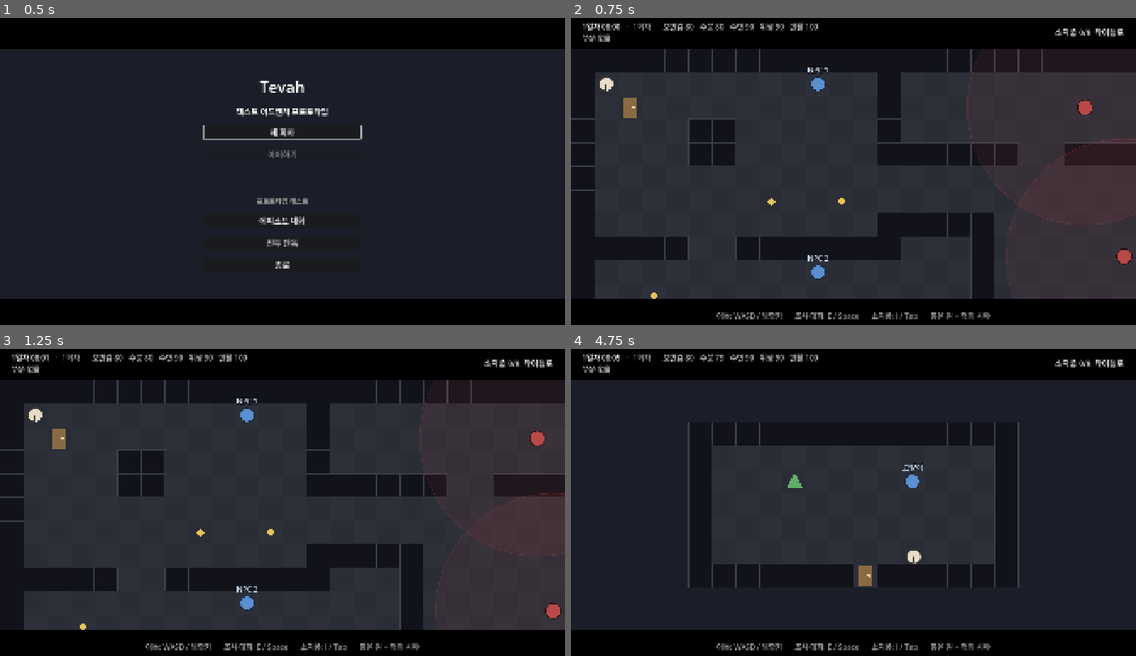
Above: before the commit, frames 1-4 (two rows, left to right).
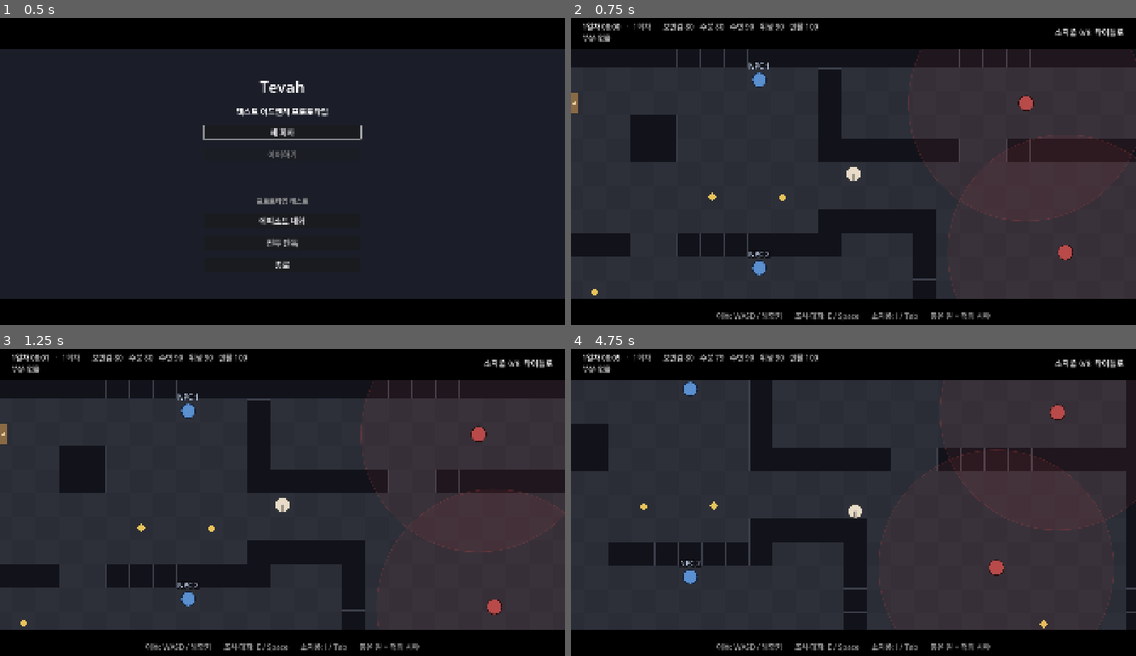
Above: after the commit, the same moments.

Repository: HomilBBANG/rt_Tevah
Game: Godot game, scene res://scenes/title.tscn
The game is run twice, just before and just after one commit, with the same random seed, the same clock (stepped at 60 frames per second) and the same inputs.
Inputs (mouse positions are in pixels of both pictures, inside the frame that each line leads up to):
- Up to frame 1 (0.5 s): no input
- Up to frame 2 (0.75 s): click "새 회차" at 0.5 s
- Up to frame 3 (1.25 s): no input
- Up to frame 4 (4.75 s): click "소지품 0/8" at 1.25 s; click "타이틀로" at 2 s; click "닫기" at 2.75 s; tap Enter (ui_accept) at 3.5, 3.77, 4.52 s; move the mouse to (977, 490) at 3.52 s; hold D (dodge_right) 3.53-4.28 s; hold E (interact) 3.53-4.28 s; click (977, 490) at 3.67 s; move the mouse to (740, 520) at 4.27 s; hold S (dodge_down) from 4.28 s (still down); tap Space at 4.35 s

Frame 1 is identical in both runs. In frame 2, 19% of the frame differs, in the area x 0-100%, y 10-92%; in frame 3, 19%; in frame 4, 35%, in the area x 12-100%, y 10-92%.

Commit message:
Death and revival rules; new runs wake in the middle of the map
- Death checks Revivals top-down: a match applies its effects (e.g. use
  the charm) and wakes the player at the basecamp with everything kept
  (save kept, vital parts restored, severed limbs stay); otherwise the
  run save is deleted and the game starts over
- New runs (first start and after a final death) begin at the map's S
- World tracks death_count (all deaths incl. revivals)
- No permanent stat upgrades (confirmed in CLAUDE.md)
- Tests: revival rule order, item revival in the field, restart at S

Co-Authored-By: Claude Opus 5.5 <noreply@anthropic.com>

Diff:
--- a/autoload/data_loader.gd
+++ b/autoload/data_loader.gd
@@ -18,6 +18,7 @@
 var map_order: Array[String] = []
 var survival: Array = []   # 생존 파라미터 [{ param_id, name, start, max, decay_per_hour, warn }]
 var camp_actions: Array = []  # 베이스캠프 행동 (엑셀 행 순서)
+var revivals: Array = []   # 부활 규칙 (위에서부터 먼저 맞는 것)
 var config := {}           # key -> number
 
 
@@ -41,6 +42,7 @@
 	map_order.clear()
 	survival = []
 	camp_actions = []
+	revivals = []
 
 	for ep in _read_list("episodes"):
 		episodes[ep.episode_id] = ep
@@ -76,6 +78,8 @@
 		survival = _read_list("survival")
 	if FileAccess.file_exists(DATA_DIR + "camp_actions.json"):
 		camp_actions = _read_list("camp_actions")
+	if FileAccess.file_exists(DATA_DIR + "revivals.json"):
+		revivals = _read_list("revivals")
 	if FileAccess.file_exists(DATA_DIR + "maps.json"):
 		for m in _read_list("maps"):
 			maps[m.map_id] = m
--- a/autoload/game_state.gd
+++ b/autoload/game_state.gd
@@ -11,6 +11,7 @@
 
 const STATS := ["hp", "sanity", "time"]
 const Combat = preload("res://core/combat/combat.gd")
+const Expr = preload("res://core/expr.gd")
 
 # --- 에피소드 상태 (에피소드 진행 파일에 저장)
 var episode_id := ""
@@ -29,10 +30,12 @@
 var survival := {}            # param_id -> float (0 ~ max, 높을수록 좋음)
 var player_body := {}         # 전투 부위 상태 (부상·절단), 전투 사이에 이어짐
 var field_state := {}         # map_id -> { "removed": [object_id], "done": [object_id] }
+var wake_at_run_start := false   # 다음 맵 로드 때 그 맵의 S(회차 시작 위치)에서 깨어남 (저장 안 함)
 
 # --- 월드 상태 (월드 파일에 저장, 회차가 바뀌어도 유지)
 var world_flags := {}         # name -> true
-var run_count := 0            # 지금까지 시작한 회차 수 (초월적 존재의 부활 인식용, §11)
+var run_count := 0            # 지금까지 시작한 회차 수 (처음부터 다시 시작한 횟수)
+var death_count := 0          # 지금까지 죽은 횟수 (부활 포함). 초월적 존재의 반복 부활 인식용 (§11)
 
 
 func reset_for_episode(ep: Dictionary) -> void:
@@ -71,6 +74,7 @@
 		survival[p.param_id] = float(p.start)
 	player_body = Combat.fresh_player_parts()
 	field_state = {}
+	wake_at_run_start = true
 	survival_changed.emit()
 	clock_changed.emit()
 	stats_changed.emit()
@@ -140,6 +144,27 @@
 func clock_text() -> String:
 	var m := int(clock) % 1440
 	return "%02d:%02d" % [m / 60, m % 60]
+
+
+# ---------------------------------------------------------------- 부활 (§11)
+## 사망 순간 적용할 부활 규칙: Revivals 에서 condition 이 참인 첫 행. 없으면 {} (게임 처음부터).
+## 영구 능력치 강화는 없다 — 부활은 '그 회차를 이어 가는 것'.
+func find_revival() -> Dictionary:
+	for r in DataLoader.revivals:
+		if Expr.evaluate(r.condition, self):
+			return r
+	return {}
+
+
+## 부활하면 모두 유지한 채 베이스캠프에서 깨어난다.
+## TODO(기획 확인): 그대로 두면 바로 다시 죽으므로 치명 부위(머리·몸통)만 최대 HP로 회복. 잘린 팔다리는 그대로 (§9: 거래로만 복구).
+func restore_after_revival() -> void:
+	for p in player_body.values():
+		if p.vital:
+			p.hp = p.max_hp
+			p.broken = false
+	current_map = DataLoader.get_config_str("basecamp_map", current_map)
+	wake_at_run_start = false
 
 
 ## 맵 위 물체 상태 (처치한 적·조사한 곳). kind: "removed" / "done"
@@ -315,7 +340,7 @@
 
 
 func world_to_dict() -> Dictionary:
-	return {"world_flags": world_flags.keys(), "run_count": run_count}
+	return {"world_flags": world_flags.keys(), "run_count": run_count, "death_count": death_count}
 
 
 func world_from_dict(d: Dictionary) -> void:
@@ -323,6 +348,7 @@
 	for f in d.get("world_flags", []):
 		world_flags[f] = true
 	run_count = int(d.get("run_count", 0))
+	death_count = int(d.get("death_count", 0))
 	flags_changed.emit()
 
 
--- a/autoload/save_manager.gd
+++ b/autoload/save_manager.gd
@@ -94,9 +94,17 @@
 	save_world()
 
 
-## 사망: 회차 저장을 지워 죽음을 되돌릴 수 없게 한다
+## 부활 없는 사망: 회차 저장을 지워 죽음을 되돌릴 수 없게 한다 (게임 처음부터)
 func end_run() -> void:
+	GameState.death_count += 1
 	delete_run_save()
+	save_world()
+
+
+## 부활(초월체·아이템): 저장은 그대로, 사망 횟수만 센다. 모두 유지한 채 베이스캠프에서 깨어남.
+func revive_run() -> void:
+	GameState.death_count += 1
+	GameState.restore_after_revival()
 	save_world()
 
 
--- a/scenes/field/field.gd
+++ b/scenes/field/field.gd
@@ -45,6 +45,7 @@
 var _collecting := false         # StoryRunner 메시지를 모으는 중 (조사·거점 행동)
 var _collected: PackedStringArray = []
 var _toast_t := 0.0
+var _death_revival := {}        # 사망 패널: 적용된 부활 규칙 (비면 처음부터)
 var _sleep_pick := {}            # 잠잘 시간 고르는 중: { action, hours }
 var _sleep_value: Label
 var _sleep_wake: Label
@@ -140,7 +141,10 @@
 	player.speed = cfg.call("field_player_speed", 4)
 	player.collision_layer = ACTOR_LAYER
 	player.collision_mask = WALL_LAYER | NPC_LAYER
-	player.position = _tile_center(map.start[0], map.start[1])
+	# 새 회차는 맵 한복판(S)에서 깨어나고, 그 밖에는 P(출구로 들어온 곳·베이스캠프에서 깨어나는 곳)
+	var spawn: Array = map.get("run_start", map.start) if GameState.wake_at_run_start else map.start
+	GameState.wake_at_run_start = false
+	player.position = _tile_center(spawn[0], spawn[1])
 	_add_circle_shape(player, player.radius)
 	var cam := Camera2D.new()
 	# 위아래 검은 띠(화면의 10.6%)에 맵 가장자리가 가려지지 않게 그만큼 더 움직이게 둔다
@@ -565,16 +569,35 @@
 			_combat_enemy.state = "return"
 			frozen = false
 		_:
-			# 사망: 회차 종료. 저장은 지워져 되돌릴 수 없다 (§11, §13). TODO: 사망·부활 연출
-			SaveManager.end_run()
-			%DeathText.text = "사망\n%d번째 회차가 끝났다." % GameState.run_count
-			%DeathPanel.visible = true
+			_on_death()
 	_combat_enemy = null
 
 
+## 사망 (§11): 부활 수단(초월체·아이템)이 있으면 모두 유지한 채 베이스캠프에서 깨어나고, 없으면 게임 처음부터.
+## TODO: 사망·부활 연출 (지금은 패널 하나)
+func _on_death() -> void:
+	frozen = true
+	var revival := GameState.find_revival()
+	if revival.is_empty():
+		SaveManager.end_run()
+		%DeathMessage.text = ""
+		%NewRunButton.text = "처음부터"
+		_death_revival = {}
+	else:
+		await _run_effects(revival.effects)   # 예: 부활 아이템 소모, 보호 플래그 해제
+		%DeathMessage.text = revival.text
+		%NewRunButton.text = "깨어난다"
+		_death_revival = revival
+	%DeathPanel.visible = true
+
+
 func _new_run() -> void:
-	SaveManager.begin_run()
 	%DeathPanel.visible = false
+	if _death_revival.is_empty():
+		SaveManager.begin_run()
+	else:
+		SaveManager.revive_run()
+		_death_revival = {}
 	load_map(GameState.current_map)
 
 
--- a/scenes/field/field.tscn
+++ b/scenes/field/field.tscn
@@ -199,10 +199,18 @@
 text = "사망"
 horizontal_alignment = 1
 
+[node name="DeathMessage" type="Label" parent="HUD/DeathPanel/VBox"]
+unique_name_in_owner = true
+layout_mode = 2
+theme_override_colors/font_color = Color(0.8, 0.8, 0.8, 1)
+theme_override_font_sizes/font_size = 28
+horizontal_alignment = 1
+autowrap_mode = 3
+
 [node name="NewRunButton" type="Button" parent="HUD/DeathPanel/VBox"]
 unique_name_in_owner = true
 layout_mode = 2
-text = "새 회차 (베이스캠프에서 다시)"
+text = "처음부터"
 
 [node name="Inventory" parent="HUD" instance=ExtResource("4")]
 unique_name_in_owner = true
--- a/tests/basecamp_smoke.gd
+++ b/tests/basecamp_smoke.gd
@@ -15,10 +15,11 @@
 	SaveManager.save_dir = "user://test_saves/"
 	SaveManager.delete_all()
 	SaveManager.begin_run()
+	FieldScript.next_map_id = "basecamp"   # 새 회차는 test_field 한복판에서 시작하지만, 여기서는 베이스캠프부터 본다
 	f = load("res://scenes/field/field.tscn").instantiate()
 	add_child(f)
 	await _wait(0.3)
-	check(f.map.map_id == "basecamp", "새 회차는 베이스캠프에서")
+	check(f.map.map_id == "basecamp", "베이스캠프 열기")
 	await _snap("basecamp")
 
 	# 고양이 루틴: 06:00-12:00, 20:00-23:00. 지금 08:00 → 와 있음. (9,2) 아래에서 말 걸어 저장
--- a/tests/field_smoke.gd
+++ b/tests/field_smoke.gd
@@ -104,17 +104,42 @@
 	check(f.enemies.size() == 1 and GameState.player_body.left_arm.broken, "승리 → 적 제거, 왼팔 절단 유지")
 	check("왼팔 절단" in f.get_node("%Body").text, "HUD 부상 표시: %s" % f.get_node("%Body").text)
 
-	# 사망 → 처음부터 패널
+	# 부활 아이템을 가진 채 사망 → 모두 유지한 채 베이스캠프에서 깨어남
+	GameState.add_item("charm", 1)
+	var items_before := GameState.inventory.size()
+	_teleport_to(f.enemies[0])
+	await _wait_until(func(): return f._combat_ui != null, 2.0)
+	await _end_combat("lose", func(c): c.player_parts.head.hp = 0; c.player_parts.head.broken = true)
+	await _wait(0.2)
+	check(f.get_node("%DeathPanel").visible and f.get_node("%NewRunButton").text == "깨어난다", "부적으로 부활 → '깨어난다'")
+	check("부활 텍스트 1" in f.get_node("%DeathMessage").text, "부활 문구 표시")
+	var clock_before := GameState.clock   # 사망 패널 동안 시간 멈춤
+	await _snap("revive")
+	f.get_node("%NewRunButton").pressed.emit()
+	await _wait(0.2)
+	check(f.map.map_id == "basecamp" and GameState.run_count == 1, "베이스캠프에서 깨어남, 회차 그대로")
+	check(GameState.item_count("charm") == 0 and GameState.inventory.size() == items_before - 1, "부적만 소모, 소지품 유지")
+	check(GameState.player_body.left_arm.broken and not GameState.player_body.head.broken, "잘린 왼팔 유지, 머리 회복")
+	check(absf(GameState.clock - clock_before) < 1.0, "시간 유지 (깨어난 뒤 흐른 몇 초 제외)")
+	var start: Array = f.map.start
+	check(f.player.position.distance_to(Vector2((start[0] + 0.5) * f.tile, (start[1] + 0.5) * f.tile)) < 1.0, "베이스캠프 P 위치")
+
+	# 부활 수단 없이 사망 → 게임 처음부터 (맵 한복판 S)
+	f.load_map("test_field")
+	await _wait(0.2)
 	_teleport_to(f.enemies[0])
 	await _wait_until(func(): return f._combat_ui != null, 2.0)
 	await _end_combat("lose", func(_c): pass)
-	check(f.get_node("%DeathPanel").visible and not SaveManager.has_run_save(), "사망 → 회차 종료 패널, 저장 없음")
+	await _wait(0.2)
+	check(f.get_node("%DeathPanel").visible and f.get_node("%NewRunButton").text == "처음부터" and not SaveManager.has_run_save(),
+		"부활 수단 없음 → '처음부터', 저장 없음")
 	await _snap("dead")
-
 	f.get_node("%NewRunButton").pressed.emit()
 	await _wait(0.2)
-	check(GameState.run_count == 2 and GameState.current_map == "basecamp" and not GameState.player_body.left_arm.broken,
-		"새 회차 → 2회차, 베이스캠프, 몸 새로")
+	var rs: Array = f.map.run_start
+	check(GameState.run_count == 2 and f.map.map_id == "test_field" and not GameState.player_body.left_arm.broken
+		and GameState.inventory.is_empty(), "처음부터 → 2회차, 소지품·몸 새로")
+	check(f.player.position.distance_to(Vector2((rs[0] + 0.5) * f.tile, (rs[1] + 0.5) * f.tile)) < 1.0, "맵 한복판(S)에서 깨어남")
 	SaveManager.delete_all()
 	print("[field_smoke] 스크린샷 %d장, 실패 %d → %s" % [_shot, _fail, ProjectSettings.globalize_path("user://field_smoke")])
 	get_tree().quit(1 if _fail > 0 else 0)
--- a/tests/test_survival.gd
+++ b/tests/test_survival.gd
@@ -14,7 +14,8 @@
 
 	# ---------- 새 회차
 	SaveManager.begin_run()
-	check(GameState.run_count == 1 and GameState.current_map == "basecamp", "새 회차: 1회차, 베이스캠프에서 시작")
+	check(GameState.run_count == 1 and GameState.current_map == "test_field" and GameState.wake_at_run_start,
+		"새 회차: 1회차, 맵 한복판(test_field 의 S)에서 시작")
 	check(GameState.day() == 1 and GameState.clock_text() == "08:00", "1일차 08:00")
 	check(GameState.get_survival("hunger") == 80.0 and GameState.get_survival("mental") == 100.0, "생존 파라미터 시작값")
 	check(GameState.player_body.size() == 6 and not GameState.player_body.head.broken, "몸 상태 새로")
@@ -98,12 +99,42 @@
 	check(GameState.field_has("test_field", "removed", "fo_enemy1") and GameState.player_body.left_arm.broken,
 		"처치한 적·절단 상태 유지")
 
+	# ---------- 부활 규칙 (Revivals: 위에서부터 먼저 맞는 것)
+	GameState.inventory = []
+	check(GameState.find_revival().is_empty(), "부활 수단 없음")
+	GameState.add_item("charm", 1)
+	GameState.set_flag("hana_protect", true)
+	check(GameState.find_revival().revive_id == "rv_charm", "아이템과 초월체 둘 다 → 위쪽 행(부적) 먼저")
+	GameState.remove_item("charm", 1)
+	check(GameState.find_revival().revive_id == "rv_hana", "초월체 보호만 있으면 초월체로 부활")
+	GameState.set_flag("hana_protect", false)
+
+	# ---------- 부활: 모두 유지한 채 베이스캠프에서 깨어남, 저장 유지
+	GameState.current_map = "test_field"
+	GameState.add_item("charm", 1)
+	GameState.add_item("water", 1)
+	GameState.player_body.head.hp = 0
+	GameState.player_body.head.broken = true
+	var clock_before := GameState.clock
+	var deaths := GameState.death_count
+	var runs := GameState.run_count
+	var rv := GameState.find_revival()
+	await StoryRunner.run_effects(rv.effects)
+	SaveManager.revive_run()
+	check(GameState.current_map == "basecamp" and not GameState.wake_at_run_start, "부활 → 베이스캠프(P)에서 깨어남")
+	check(GameState.item_count("charm") == 0 and GameState.item_count("water") == 1, "부적만 소모, 소지품 유지")
+	check(GameState.clock == clock_before and GameState.has_flag("showed_knife"), "시간·플래그 유지")
+	check(GameState.player_body.head.hp == GameState.player_body.head.max_hp and GameState.player_body.left_arm.broken,
+		"치명 부위만 회복, 잘린 왼팔은 그대로")
+	check(SaveManager.has_run_save() and GameState.death_count == deaths + 1 and GameState.run_count == runs,
+		"저장 유지, 사망 횟수 +1, 회차는 그대로")
+
 	# ---------- 사망 → 저장 삭제, 회차 수 유지
 	SaveManager.end_run()
-	check(not SaveManager.has_run_save(), "사망 → 회차 저장 삭제 (되돌릴 수 없음)")
+	check(not SaveManager.has_run_save() and GameState.death_count == deaths + 2, "부활 없는 사망 → 회차 저장 삭제 (되돌릴 수 없음)")
 	GameState.world_from_dict({})
 	SaveManager.load_world()
-	check(GameState.run_count == 1, "회차 수는 월드에 남음")
+	check(GameState.run_count == 1 and GameState.death_count == deaths + 2, "회차 수·사망 횟수는 월드에 남음")
 	SaveManager.begin_run()
 	check(GameState.run_count == 2 and GameState.item_count("food") == 0, "2회차: 소지품 초기화")
 
Not shown, changed: CLAUDE.md
